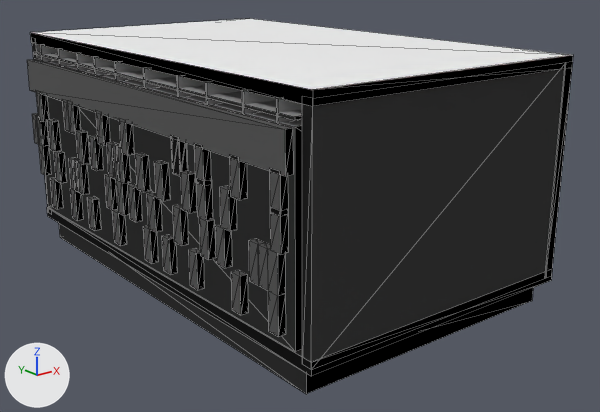
A saved change to the glTF model front-react/public/imports/EdificiosSD.gltf.
Both versions are drawn from a 50 mm camera at (6.54, -25.77, 4.06) aimed at (12.83, -17.91, 0.92). Every picture has the same lights, and +X, +Y and +Z are marked at lower left. Mesh edges are drawn as thin lines. Where no turn or scale is listed for an object, it has been applied to the vertices.

In view in the first picture: 'Baranda_plateada:PIV', 'Body_azulvidrioso:PIV', 'Framework_negro1:PIV', 'Framework_negro2:PIV', 'Framework_negro3:PIV', 'Framework_negro4:PIV', 'Framework_negro:PIV', 'Piso1_Vidrio:PIV', 'Ventanas_vidrioclaro10:PIV', 'Ventanas_vidrioclaro11:PIV', 'Ventanas_vidrioclaro14:PIV', 'Ventanas_vidrioclaro30:PIV', 'Ventanas_vidrioclaro:PIV'.
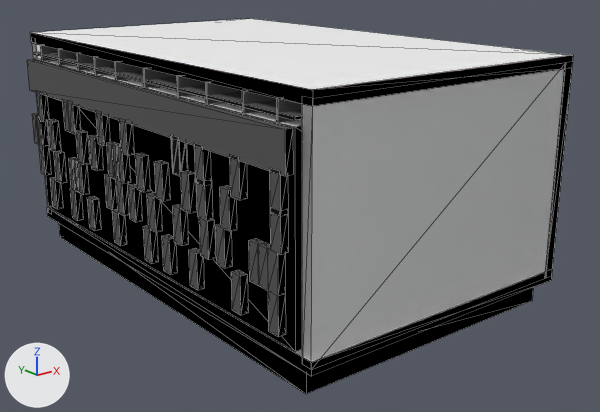
Boxes [x1, y1, x2, y2] around the edits, measured in the pictures (600 x 412 px):
'Framework_negro4:PIV', recoloured: [302, 69, 564, 361] in both
'Body_azulvidrioso:PIV', recoloured: [35, 58, 302, 351] in both
'Piso1_Vidrio:PIV', recoloured: [59, 223, 311, 394] in both
'Framework_negro:PIV', recoloured: [47, 207, 549, 376] in both
'Framework_negro3:PIV', recoloured: [32, 43, 51, 209] in both

Patch to the scene script:
```diff
--- a/front-react/public/imports/EdificiosSD.gltf.py
+++ b/front-react/public/imports/EdificiosSD.gltf.py
@@ me_body_azulvidriososhape @@
 me_body_azulvidriososhape.from_pydata(...)  # 8 vertices, 12 faces; spans x -1.74..1.74, y -2.83..2.83, z -1.05..1.05
-me_body_azulvidriososhape.materials.append(mat_lambert1)  # grey #8e8e8e
+me_body_azulvidriososhape.materials.append(mat_material_2)  # white #ffffff
@@ me_framework_negro2shape @@
 me_framework_negro2shape.from_pydata(...)  # 8 vertices, 12 faces; spans x -0.07..0.07, y -3.01..3.01, z -1.25..1.25
-me_framework_negro2shape.materials.append(mat_blinn1)  # dark grey #535353
+me_framework_negro2shape.materials.append(mat_material_2)  # white #ffffff
@@ me_framework_negro3shape @@
 me_framework_negro3shape.from_pydata(...)  # 8 vertices, 12 faces; spans x -1.77..1.77, y -0.07..0.07, z -1.25..1.25
-me_framework_negro3shape.materials.append(mat_blinn1)  # dark grey #535353
+me_framework_negro3shape.materials.append(mat_material_2)  # white #ffffff
@@ me_framework_negro4shape @@
 me_framework_negro4shape.from_pydata(...)  # 8 vertices, 12 faces; spans x -1.77..1.77, y -0.07..0.07, z -1.25..1.25
-me_framework_negro4shape.materials.append(mat_blinn1)  # dark grey #535353
+me_framework_negro4shape.materials.append(mat_material_2)  # white #ffffff
@@ me_framework_negroshape @@
 me_framework_negroshape.from_pydata(...)  # 8 vertices, 12 faces; spans x -1.82..1.82, y -3.01..3.01, z -0.07..0.07
-me_framework_negroshape.materials.append(mat_blinn1)  # dark grey #535353
+me_framework_negroshape.materials.append(mat_material_2)  # white #ffffff
@@ me_piso1_vidrioshape @@
 me_piso1_vidrioshape.from_pydata(...)  # 8 vertices, 12 faces; spans x -1.74..1.74, y -2.83..2.83, z -0.17..0.17
-me_piso1_vidrioshape.materials.append(mat_lambert1)  # grey #8e8e8e
+me_piso1_vidrioshape.materials.append(mat_material_2)  # white #ffffff
```
